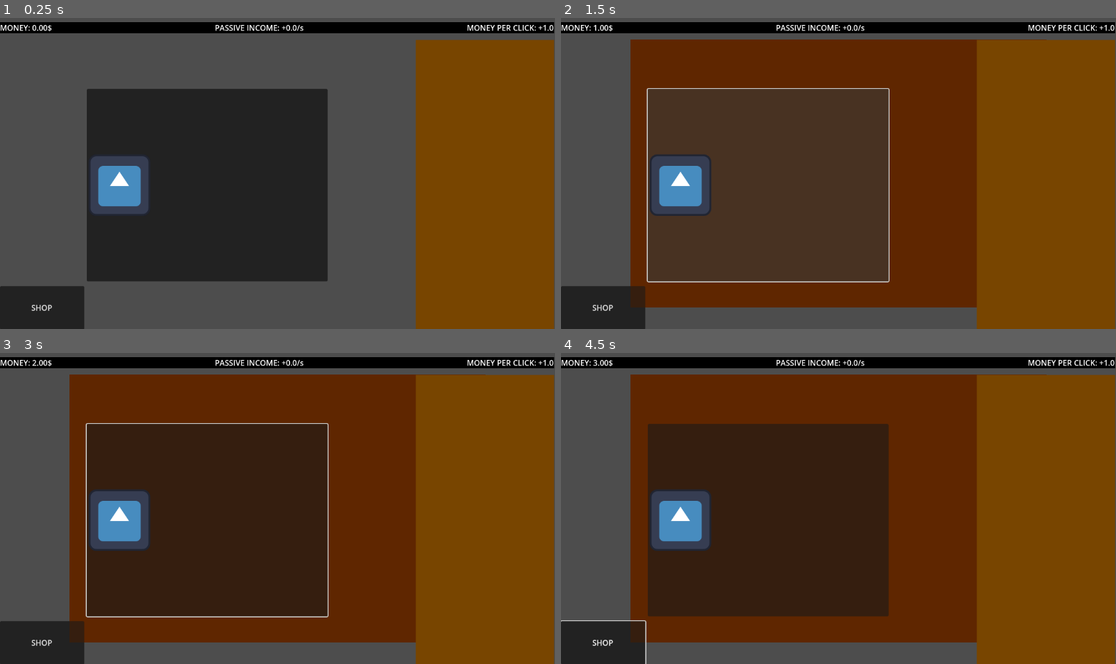
Above: before the commit, frames 1-4 (two rows, left to right).
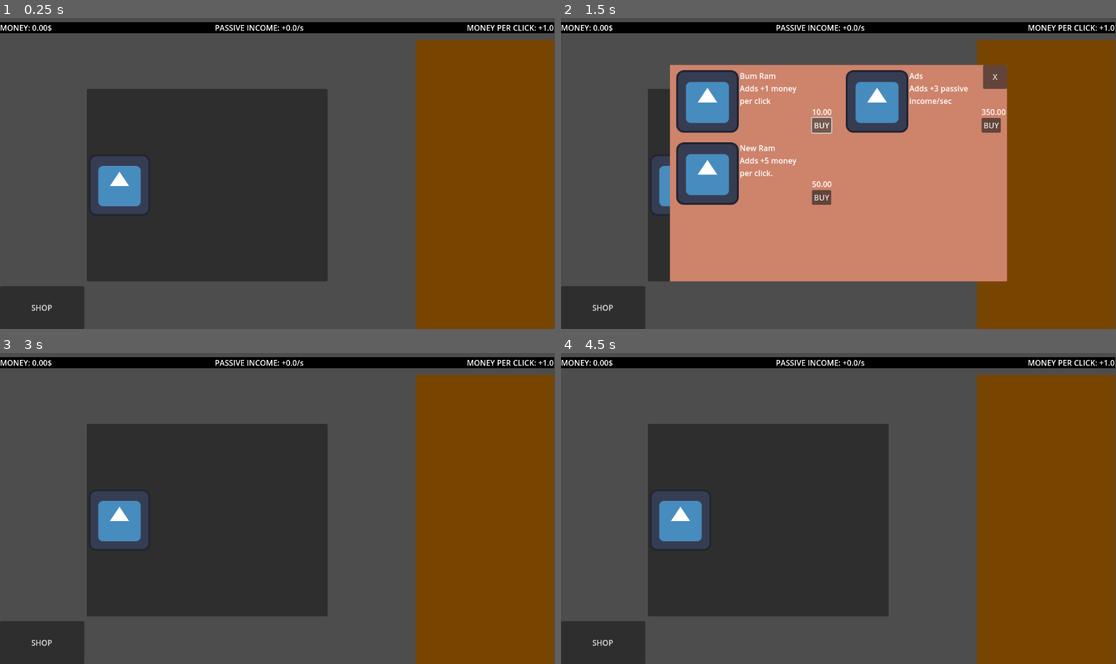
Above: after the commit, the same moments.

Repository: BigBarfEaterBBE/crusty_pc_clicker
Game: Godot game, scene res://scenes/main_game.tscn
The game is run twice, just before and just after one commit, with the same random seed, the same clock (stepped at 60 frames per second) and the same inputs. Before the commit the project starts from res://scenes/game.tscn. The engine's default icon, where the game draws it, is replaced by a stand-in: a white triangle on a blue panel in a dark square.
Inputs (mouse positions are in pixels of both pictures, inside the frame that each line leads up to):
- Up to frame 1 (0.25 s): no input
- Up to frame 2 (1.5 s): click "SHOP" at 0.5 s; click (821, 123) at 1.25 s, where only the run after the commit has a clickable "BUY"
- Up to frame 3 (3 s): click (205, 520) at 2.02 s; click (432, 412) at 2.75 s, where only the run after the commit has a clickable "X"
- Up to frame 4 (4.5 s): tap Enter at 3.5 s; hold Right 3.53-4.28 s; tap Alt at 3.6 s; tap Space at 4.25 s; hold Down from 4.28 s (still down); tap Shift at 4.35 s

The runs differ from the first frame. In frame 2, 56% of the frame differs, in the area x 5-88%, y 2-94%; in frame 3, 52%; in frame 4, 52%.

Commit message:
10/30 6:37 PM
updated shop screen + items and added their different effects

Diff:
--- a/crusty_pc_clicker/project.godot
+++ b/crusty_pc_clicker/project.godot
@@ -11,13 +11,13 @@
 [application]
 
 config/name="crusty_pc_clicker"
-run/main_scene="uid://dfmc8wcxoocjf"
+run/main_scene="uid://dpjl52uxetnif"
 config/features=PackedStringArray("4.4", "Mobile")
 config/icon="res://icon.svg"
 
 [autoload]
 
-GameManager="*res://scenes/game.tscn"
+GameManager="*res://scenes/game_manager.tscn"
 
 [editor_plugins]
 
--- a/crusty_pc_clicker/scenes/game.tscn
+++ /dev/null
@@ -1,27 +0,0 @@
-[gd_scene load_steps=3 format=3 uid="uid://dfmc8wcxoocjf"]
-
-[ext_resource type="PackedScene" uid="uid://c83ym4t8sax0c" path="res://scenes/clicking_interface.tscn" id="1_uwrxv"]
-[ext_resource type="Script" uid="uid://dupsalskiisgi" path="res://scripts/game_manager.gd" id="1_yqjtg"]
-
-[node name="GameManager" type="Node"]
-script = ExtResource("1_yqjtg")
-
-[node name="clicking_interface" parent="." instance=ExtResource("1_uwrxv")]
-offset_right = -2.0
-offset_bottom = 2.0
-
-[node name="Timer" type="Timer" parent="."]
-
-[node name="ShopPanel" type="ColorRect" parent="."]
-anchors_preset = 8
-anchor_left = 0.5
-anchor_top = 0.5
-anchor_right = 0.5
-anchor_bottom = 0.5
-offset_left = -432.0
-offset_top = -278.5
-offset_right = 432.0
-offset_bottom = 278.5
-grow_horizontal = 2
-grow_vertical = 2
-color = Color(0.372887, 0.149132, 2.40654e-08, 1)
--- /dev/null
+++ b/crusty_pc_clicker/scenes/game_manager.tscn
@@ -0,0 +1,61 @@
+[gd_scene load_steps=3 format=3 uid="uid://dfmc8wcxoocjf"]
+
+[ext_resource type="Script" uid="uid://dupsalskiisgi" path="res://scripts/game_manager.gd" id="1_hwd4i"]
+
+[sub_resource type="StyleBoxFlat" id="StyleBoxFlat_yqjtg"]
+bg_color = Color(0.808367, 0.514524, 0.419971, 1)
+
+[node name="GameManager" type="Node"]
+script = ExtResource("1_hwd4i")
+
+[node name="Timer" type="Timer" parent="."]
+
+[node name="ShopCanvasLayer" type="CanvasLayer" parent="."]
+
+[node name="ShopPanel" type="Panel" parent="ShopCanvasLayer"]
+anchors_preset = 8
+anchor_left = 0.5
+anchor_top = 0.5
+anchor_right = 0.5
+anchor_bottom = 0.5
+offset_left = -350.0
+offset_top = -225.0
+offset_right = 350.0
+offset_bottom = 225.0
+grow_horizontal = 2
+grow_vertical = 2
+theme_override_styles/panel = SubResource("StyleBoxFlat_yqjtg")
+
+[node name="ScrollContainer" type="ScrollContainer" parent="ShopCanvasLayer/ShopPanel"]
+layout_mode = 1
+anchors_preset = 15
+anchor_right = 1.0
+anchor_bottom = 1.0
+grow_horizontal = 2
+grow_vertical = 2
+
+[node name="HBoxContainer" type="HBoxContainer" parent="ShopCanvasLayer/ShopPanel/ScrollContainer"]
+layout_mode = 2
+size_flags_horizontal = 3
+size_flags_vertical = 3
+
+[node name="VBoxContainer" type="VBoxContainer" parent="ShopCanvasLayer/ShopPanel/ScrollContainer/HBoxContainer"]
+layout_mode = 2
+size_flags_horizontal = 3
+theme_override_constants/separation = 150
+
+[node name="VBoxContainer2" type="VBoxContainer" parent="ShopCanvasLayer/ShopPanel/ScrollContainer/HBoxContainer"]
+layout_mode = 2
+size_flags_horizontal = 3
+
+[node name="Button" type="Button" parent="ShopCanvasLayer/ShopPanel"]
+layout_mode = 1
+anchors_preset = 1
+anchor_left = 1.0
+anchor_right = 1.0
+offset_left = -50.0
+offset_bottom = 50.0
+grow_horizontal = 0
+text = "X"
+
+[connection signal="pressed" from="ShopCanvasLayer/ShopPanel/Button" to="." method="shop_exit_button_pressed"]
--- /dev/null
+++ b/crusty_pc_clicker/scenes/main_game.tscn
@@ -0,0 +1,9 @@
+[gd_scene load_steps=2 format=3 uid="uid://dpjl52uxetnif"]
+
+[ext_resource type="PackedScene" uid="uid://c83ym4t8sax0c" path="res://scenes/clicking_interface.tscn" id="1_s3esy"]
+
+[node name="main_game" type="Node2D"]
+
+[node name="clicking_interface" parent="." instance=ExtResource("1_s3esy")]
+offset_right = 1150.0
+offset_bottom = 650.0
--- /dev/null
+++ b/crusty_pc_clicker/scenes/shop_item.tscn
@@ -0,0 +1,50 @@
+[gd_scene load_steps=3 format=3 uid="uid://cd4iyhch4m7v8"]
+
+[ext_resource type="Script" uid="uid://sx7yfya2wnab" path="res://scripts/shop_item.gd" id="1_btjjm"]
+[ext_resource type="Texture2D" uid="uid://cyxdtoi3wb2ts" path="res://icon.svg" id="1_lrx6i"]
+
+[node name="ShopItem" type="Panel"]
+offset_right = 348.0
+offset_bottom = 150.0
+script = ExtResource("1_btjjm")
+
+[node name="ItemImage" type="TextureRect" parent="."]
+layout_mode = 2
+offset_left = 13.0
+offset_top = 11.0
+offset_right = 143.0
+offset_bottom = 141.0
+texture = ExtResource("1_lrx6i")
+
+[node name="ItemPrice" type="Label" parent="."]
+layout_mode = 0
+offset_left = 295.0
+offset_top = 86.0
+offset_right = 331.0
+offset_bottom = 109.0
+text = "$X"
+
+[node name="BuyButton" type="Button" parent="."]
+layout_mode = 0
+offset_left = 295.0
+offset_top = 110.0
+offset_right = 335.0
+offset_bottom = 141.0
+text = "BUY"
+
+[node name="ItemName" type="Label" parent="."]
+layout_mode = 0
+offset_left = 145.0
+offset_top = 11.0
+offset_right = 232.0
+offset_bottom = 34.0
+text = "Item Name"
+
+[node name="ItemDescription" type="Label" parent="."]
+layout_mode = 0
+offset_left = 145.0
+offset_top = 37.0
+offset_right = 290.0
+offset_bottom = 139.0
+theme_override_font_sizes/font_size = 0
+autowrap_mode = 2
--- a/crusty_pc_clicker/scripts/game_manager.gd
+++ b/crusty_pc_clicker/scripts/game_manager.gd
@@ -9,15 +9,27 @@
 var passive_label:Label = null
 var mpc_label:Label = null
 @onready var passive_timer = $Timer
-@onready var shop_panel = $ShopPanel
+@onready var shop_canvas_layer = $ShopCanvasLayer
+@onready var shop_panel = $ShopCanvasLayer/ShopPanel
+@onready var left_column = $ShopCanvasLayer/ShopPanel/ScrollContainer/HBoxContainer/VBoxContainer
+@onready var right_column = $ShopCanvasLayer/ShopPanel/ScrollContainer/HBoxContainer/VBoxContainer2
+
+const SHOP_ITEM_SCENE = preload("res://scenes/shop_item.tscn")
+
+const ITEM_EFFECTS = {
+	"passive_income_1":{"type":"passive", "value":3.0},
+	"mpc_1":{"type":"mpc","value":1.0},
+	"mpc_2":{"type":"mpc","value":5.0}
+}
 
 # Called when the node enters the scene tree for the first time.
 func _ready() -> void:
 	_update_stats_ui()
 
-	if shop_panel != null:
-		shop_panel.visible = false # Hides the panel immediately
-		print("Shop Panel found and set to invisible.")
+	if shop_canvas_layer != null and shop_panel!= null:
+		shop_canvas_layer.visible = false
+		shop_panel.mouse_filter = Control.MOUSE_FILTER_IGNORE
+	_populate_shop()
 
 	passive_timer.wait_time = 1.0
 	passive_timer.autostart = true
@@ -25,6 +37,20 @@
 	if not passive_timer.is_connected("timeout",Callable(self, "_on_passive_timer_timeout")):
 		passive_timer.connect("timeout", Callable(self, "_on_passive_timer_timeout"))
 
+func _create_shop_item(id: String, name: String, price: float, description: String) -> Panel:
+	var item = SHOP_ITEM_SCENE.instantiate()
+	item.item_id = id
+	item.item_name = name
+	item.item_price = price
+	item.item_description = description
+	return item
+
+func _populate_shop():
+	if left_column == null or right_column == null:
+		return
+	left_column.add_child(_create_shop_item("mpc_1", "Bum Ram", 10.0, "Adds +1 money per click"))
+	left_column.add_child(_create_shop_item("mpc_2", "New Ram", 50.0, "Adds +5 money per click."))
+	right_column.add_child(_create_shop_item("passive_income_1", "Ads", 350.0, "Adds +3 passive income/sec"))
 func set_ui_references(ui_nodes: Dictionary):
 	money_label = ui_nodes.get("money_label")
 	passive_label = ui_nodes.get("passive_label")
@@ -33,8 +59,12 @@
 
 
 func toggle_shop_visibility():
-	if shop_panel != null:
-		shop_panel.visible = !shop_panel.visible
+	if shop_canvas_layer != null and shop_panel != null:
+		shop_canvas_layer.visible = !shop_canvas_layer.visible
+		if shop_canvas_layer.visible:
+			shop_panel.mouse_filter = Control.MOUSE_FILTER_STOP
+		else:
+			shop_panel.mouse_filter = Control.MOUSE_FILTER_IGNORE
 
 func _update_stats_ui():
 	if money_label != null:
@@ -51,3 +81,6 @@
 func _on_passive_timer_timeout():
 	current_money += passive_income
 	_update_stats_ui()
+
+func shop_exit_button_pressed():
+	toggle_shop_visibility()
--- /dev/null
+++ b/crusty_pc_clicker/scripts/shop_item.gd
@@ -0,0 +1,30 @@
+extends Panel
+
+@export var item_id:String = ""
+@export var item_name:String = "Default Item"
+@export var item_price:float = 10.0
+@export var item_description:String = "Description of item"
+
+@onready var price_label = $ItemPrice
+@onready var buy_button = $BuyButton
+@onready var item_icon = $ItemImage
+@onready var name_label = $ItemName
+@onready var description_label = $ItemDescription
+
+func _ready():
+	name_label.text = item_name
+	description_label.text = item_description
+	price_label.text = "%0.2f" % item_price
+	buy_button.pressed.connect(Callable(self, "_on_buy_button_pressed"))
+
+func _on_buy_button_pressed():
+	if GameManager.current_money >= item_price:
+		GameManager.current_money -= item_price
+		var effect_data: Dictionary = GameManager.ITEM_EFFECTS[item_id]
+		var effect_type: String = effect_data.type
+		var value:float = effect_data.value
+		if effect_type == 'passive':
+			GameManager.passive_income += value
+		elif effect_type == "mpc":
+			GameManager.money_per_click += value
+		GameManager._update_stats_ui()
Not shown, added: crusty_pc_clicker/scripts/shop_item.gd.uid
